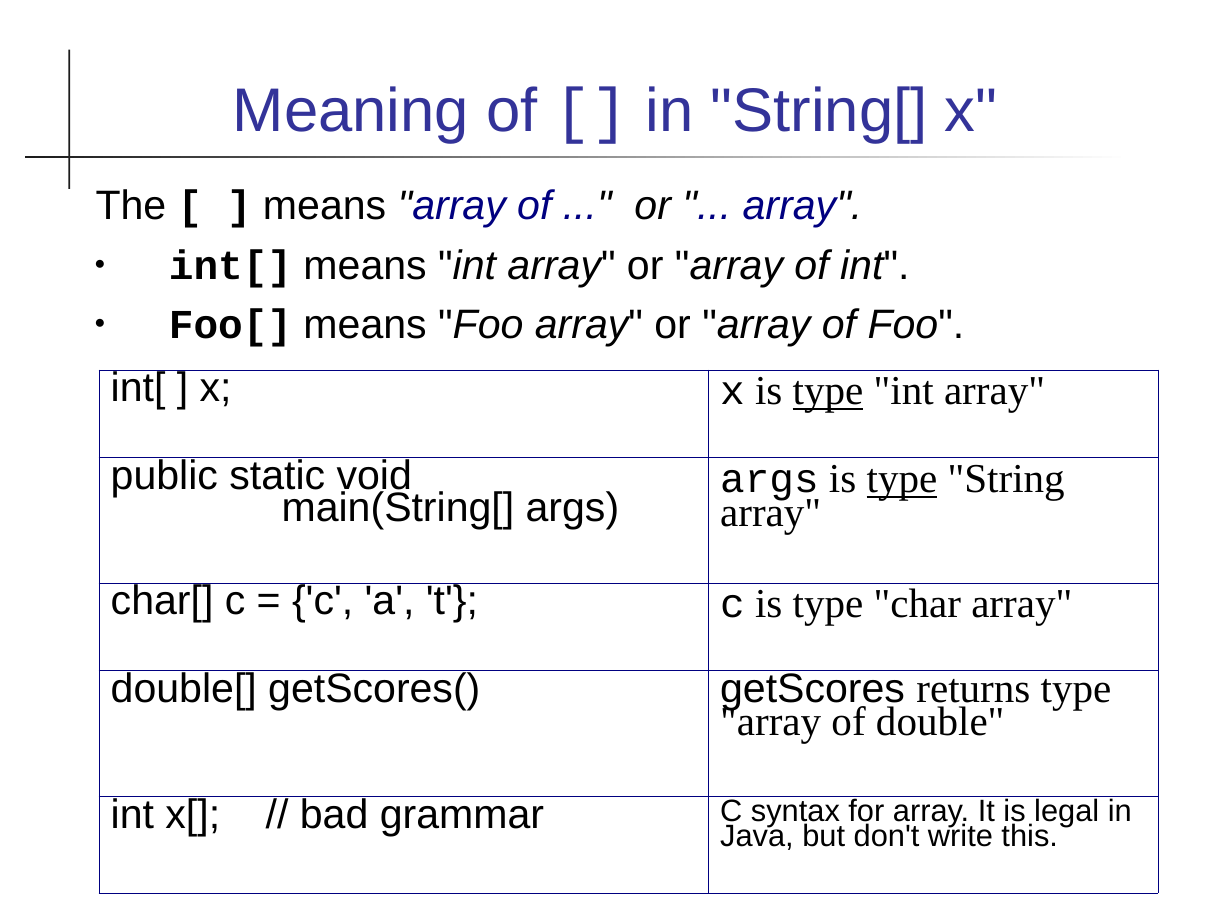
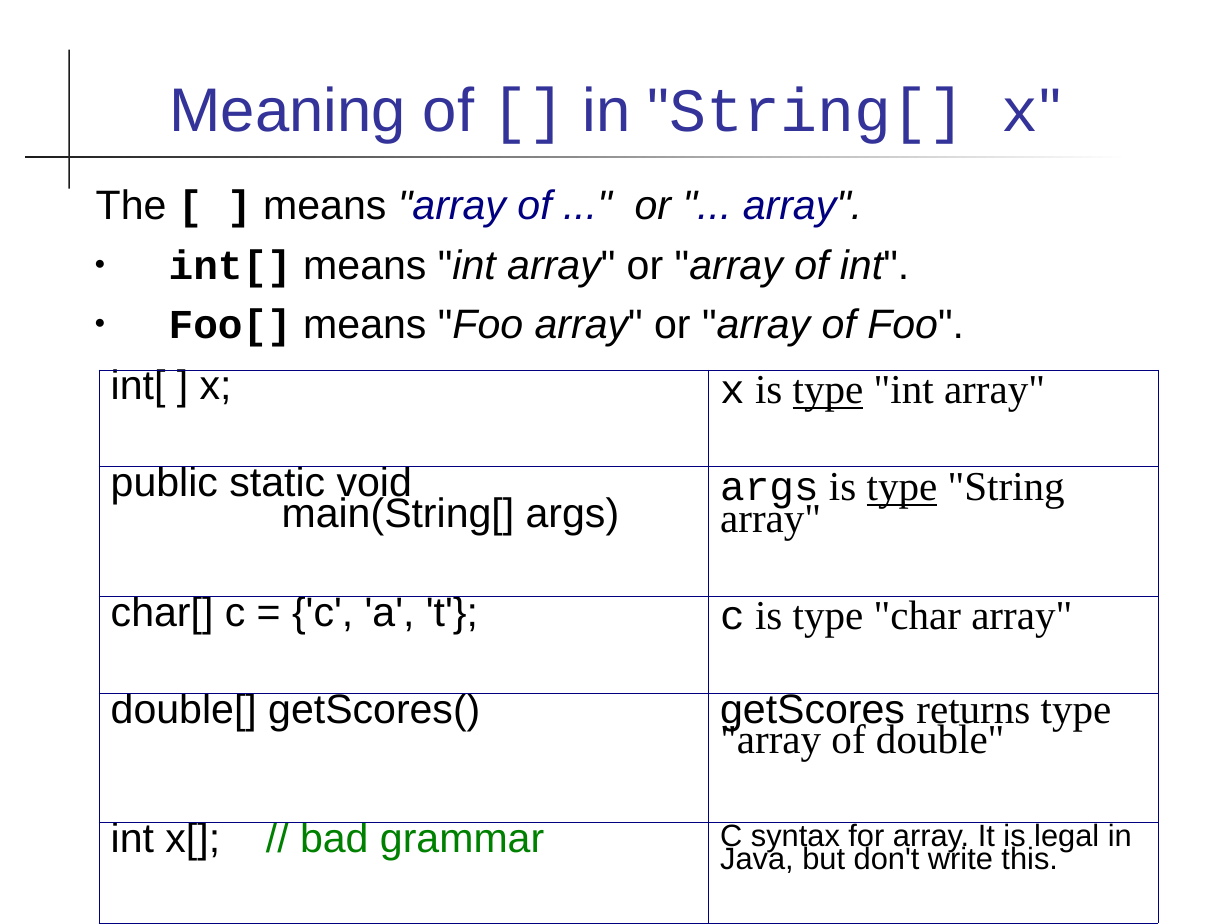
Before and after one commit to cpske/programming1, a slide deck: slide 13 of java-basics/17-Arrays.ppt. Drawn at 1232x924 pixels with LibreOffice and Linux fonts; fonts in the diff are those of the drawing. Boxes give left, top, right and bottom in pixels: in the first picture for what was removed or moved away, otherwise in the second. Text is boxed around its words. In the diff, an @@ line names an element or a change of style, - is before the commit and + after.

```diff
--- a/java-basics/17-Arrays.ppt
+++ b/java-basics/17-Arrays.ppt
@@ title "Meaning of [] in "String[] ..." at [170,86,1061,143]: font Arial to Courier New in ""String[] x"" @@
@@ table at [99,370,1158,919] @@
@@ text colour #000000 to #008000 in "// bad grammar" @@
@@ line spacing 0.71 to 0.66 @@
@@ line spacing 0.74 to 0.7 @@
```
Also in this commit, not shown: 1 other slide changed, 1 slide added, 4 other files.
